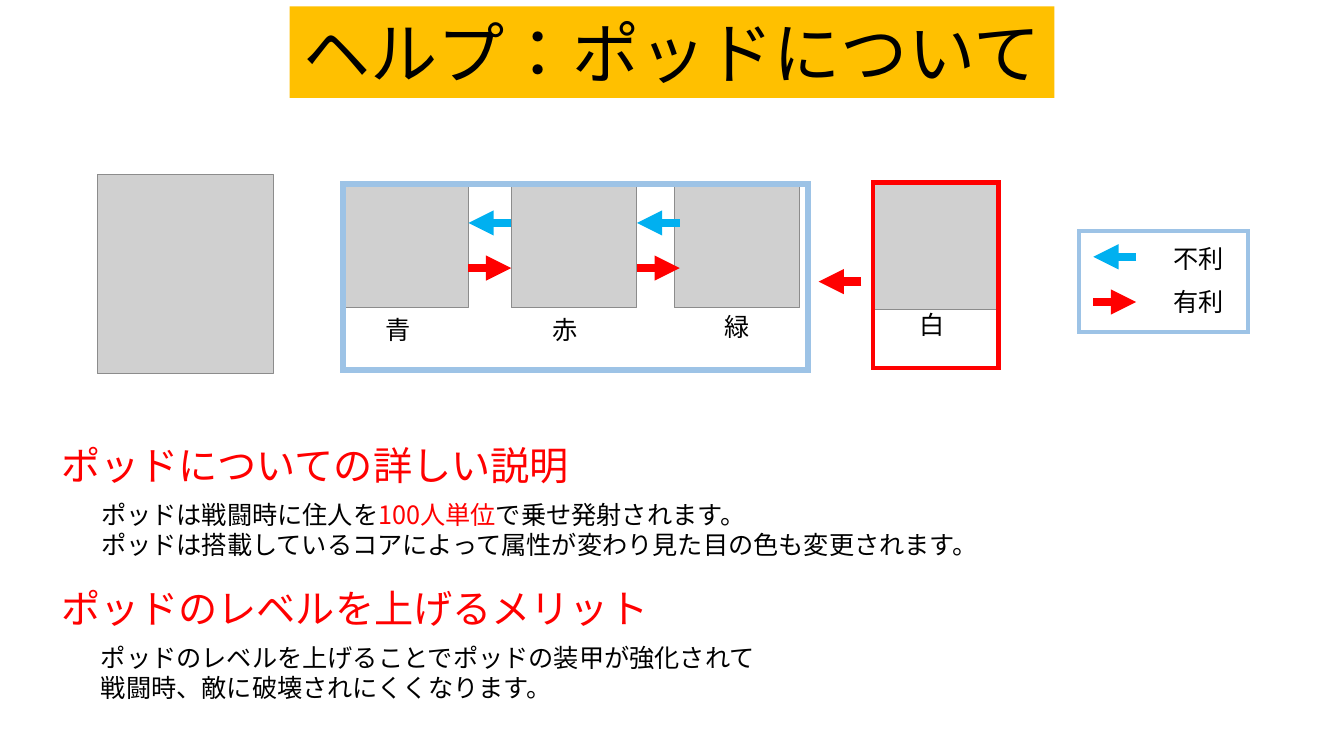
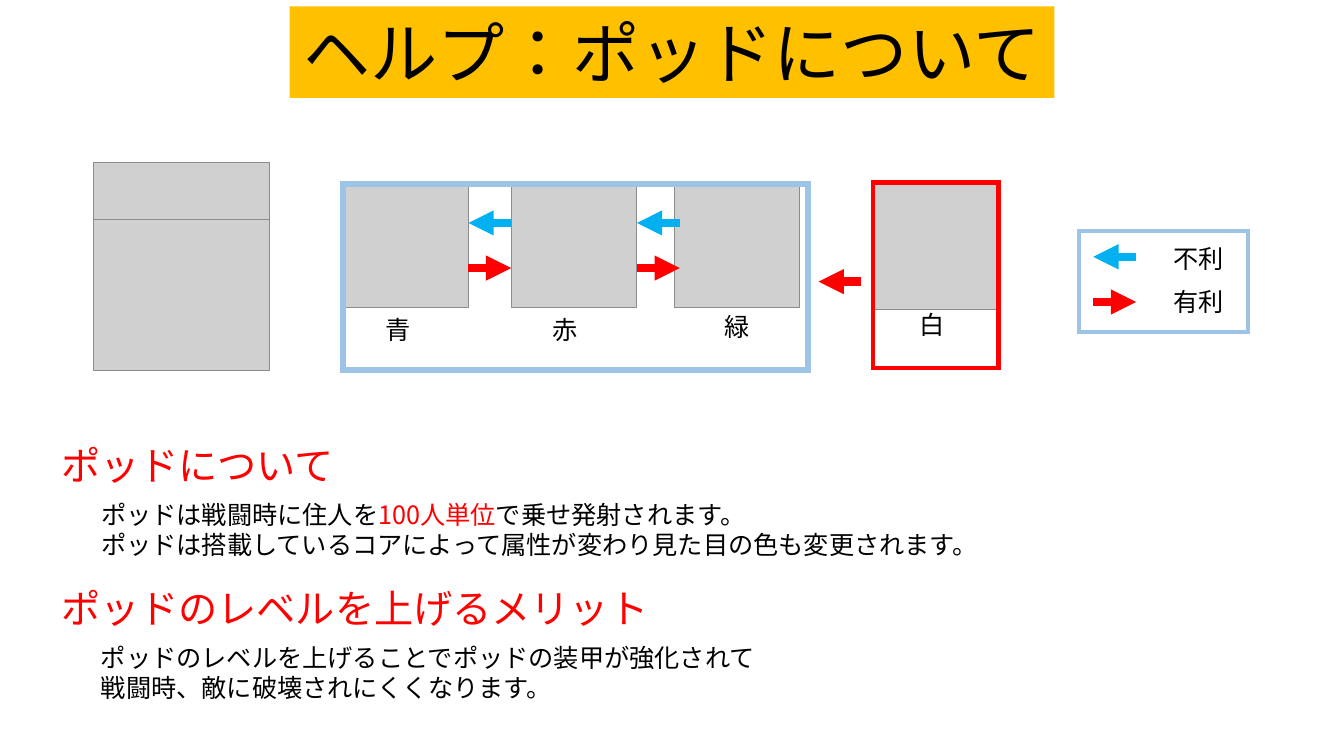
Before and after one commit to team556/team, a slide deck: slide 6 of 説明文.pptx. Drawn at 1344x756 pixels with LibreOffice and Linux fonts; fonts in the diff are those of the drawing; grey boxes stand for pictures. Boxes give left, top, right and bottom in pixels: in the first picture for what was removed or moved away, otherwise in the second. Text is boxed around its words. In the diff, an @@ line names an element or a change of style, - is before the commit and + after.

Commit message:
説明文更新

```diff
--- a/説明文.pptx
+++ b/説明文.pptx
@@ picture added at bbox=[93, 162, 269, 220] @@
@@ picture: place and size @@
-picture at bbox=[97, 174, 273, 373]
+picture at bbox=[93, 201, 269, 370]
@@ text at bbox=[61, 446, 334, 483]: text changed @@
-ポッドについての詳しい説明
+ポッドについて
```
Also in this commit, not shown: 2 other slides changed.
